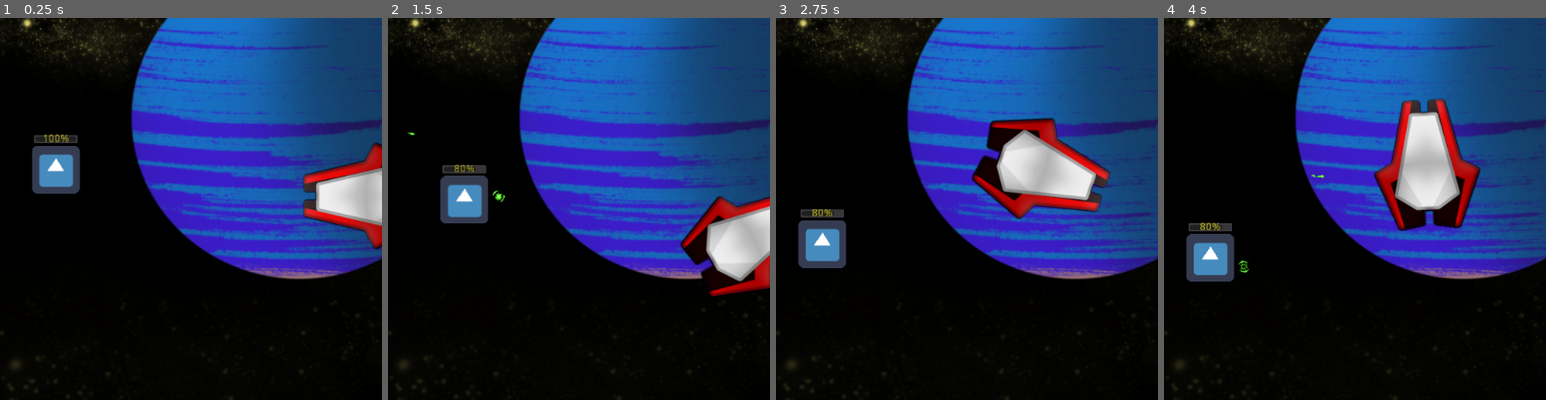
Above: before the commit, frames 1-4 (left to right).
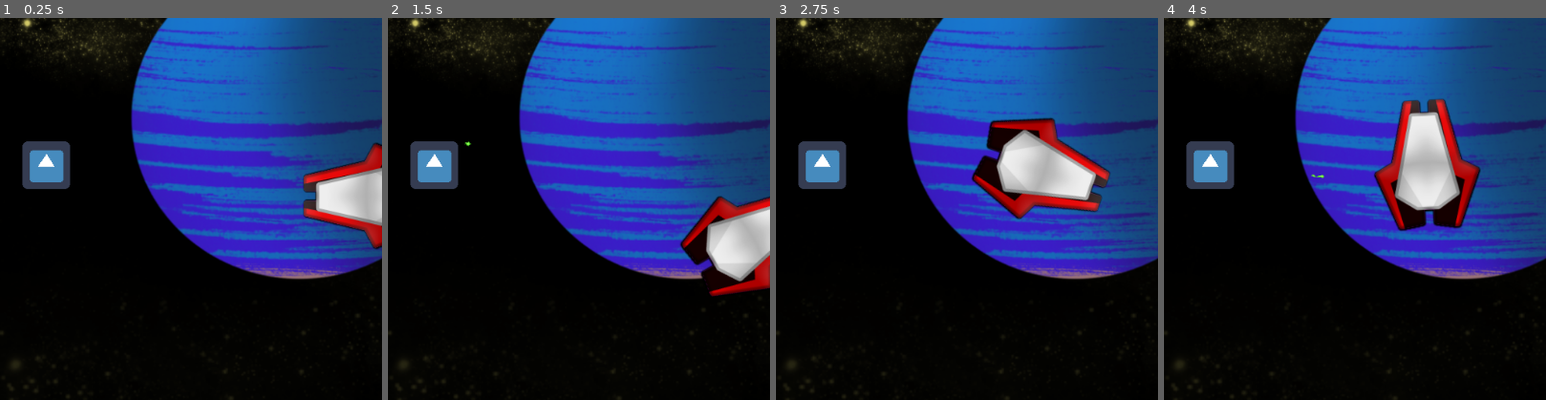
Above: after the commit, the same moments.

Repository: orelll/SpaceShooter
Game: Godot game, scene res://Player.tscn
Two runs of this game, one before a commit and one after it. Both use one fixed random seed, a clock stepped at 60 frames per second and the inputs below. The engine's default icon, where the game draws it, is replaced by a stand-in: a white triangle on a blue panel in a dark square.
Inputs:
- Up to frame 1 (0.25 s): no input
- Up to frame 2 (1.5 s): tap Enter (ui_accept) at 0.5, 0.77 s; hold Right (ui_right) 0.53-1.28 s; hold Down (ui_down) from 1.28 s (still down)
- Up to frame 3 (2.75 s): tap Enter (ui_accept) at 1.52 s; release Down (ui_down) at 2.03 s; hold Right (ui_right) from 2.03 s (still down)
- Up to frame 4 (4 s): release Right (ui_right) at 2.78 s; hold Up (ui_up) 2.78-3.53 s; tap Enter (ui_accept) at 3.02, 3.77 s; hold Left (ui_left) from 3.53 s (still down)
The pictures show only the part of the screen within x 0-50%, y 27-77%; the shares and areas given below are measured in that part.

The runs differ from the first frame. In frame 1, 1.7% of the frame differs, in the area x 5-21%, y 30-46%; in frame 2, 3.1%; in frame 3, 3.4%; in frame 4, 3.4%, in the area x 5-23%, y 32-69%.

Commit message:
przygotowana lekcja

Diff:
--- a/target.gd
+++ b/target.gd
@@ -11,57 +11,12 @@
 var velocity = Vector2()
 
 func _ready():
-	$Health.value = 100
-	changeAngle()
 	show()
 	$AnimatedSprite.play("default")
 
 func _physics_process(delta):
+	pass
 
-	if OS.get_time().second % 2 == 0 and !angleChanged:
-		changeAngle()
-		angleChanged = true
-	if OS.get_time().second % 2 == 1:
-		angleChanged = false
-
-	ProcessVelocity()
-
-	var checkX = clamp(velocity.x, 0, screen_size.x)
-	var checkY = clamp(velocity.y, 0, screen_size.y)
-
-	if checkX != velocity.x:
-		direction.x = direction.x * -1
-		ProcessVelocity()
-
-	if checkY != velocity.y:
-		direction.y = direction.y * -1
-		ProcessVelocity()
-
-	var collision = move_and_collide(velocity)
-
-	if collision != null:
-		changeAngle()
-		if collision.collider.name == 'Shot':
-			GotHit(collision.collider)
-
-	position.x = clamp(position.x, 0, screen_size.x)
-	position.y = clamp(position.y, 0, screen_size.y)
-
-func ProcessVelocity():
-	velocity = Vector2(sin(angle) * movementSpeed, cos(angle) * movementSpeed).rotated(rotation)
-
-func changeAngle():
-	angle = rng.randi_range(0, 360)
-	print('setting  angle to:' + str(angle))
-
-func GotHit(area):
-	print('hit by ' + str(area.name))
-	if $Health.value > area.damage:
-		$Health.value -= area.damage
-	else:
-		var player = find_node_by_name(get_tree().get_root(), "Player")
-		player.spawn_target()
-		get_parent().queue_free()
 
 func find_node_by_name(root, name):
 	if(root.get_name() == name):
--- a/target.tscn
+++ b/target.tscn
@@ -26,12 +26,3 @@
 
 [node name="CollisionShape2D" type="CollisionShape2D" parent="target"]
 shape = SubResource( 2 )
-
-[node name="Health" type="ProgressBar" parent="target"]
-margin_left = -31.0
-margin_top = -48.0
-margin_right = 31.0
-margin_bottom = -34.0
-custom_colors/font_color = Color( 0.792157, 0.764706, 0.101961, 1 )
-custom_colors/font_color_shadow = Color( 0.647059, 0.592157, 0.592157, 1 )
-value = 50.0
